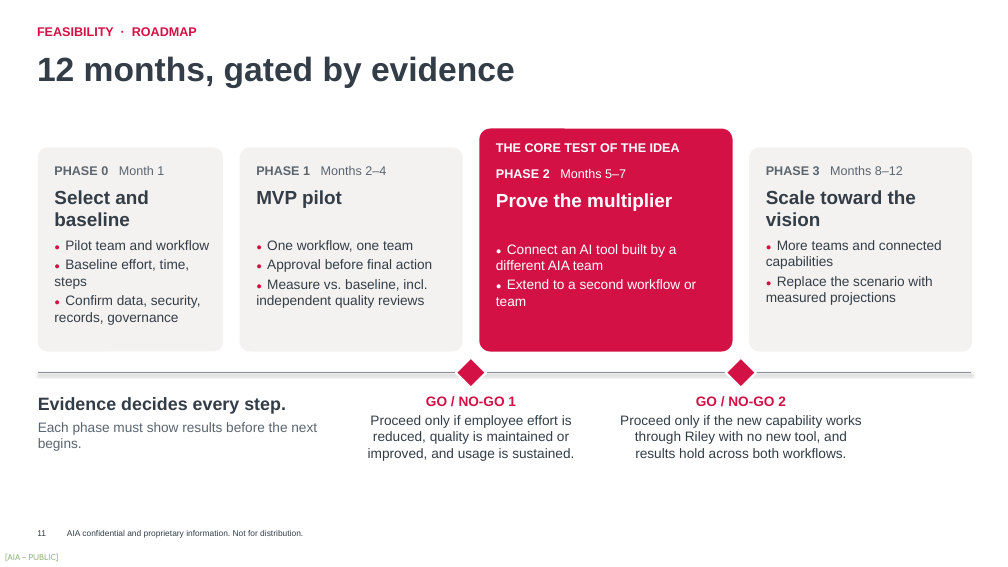
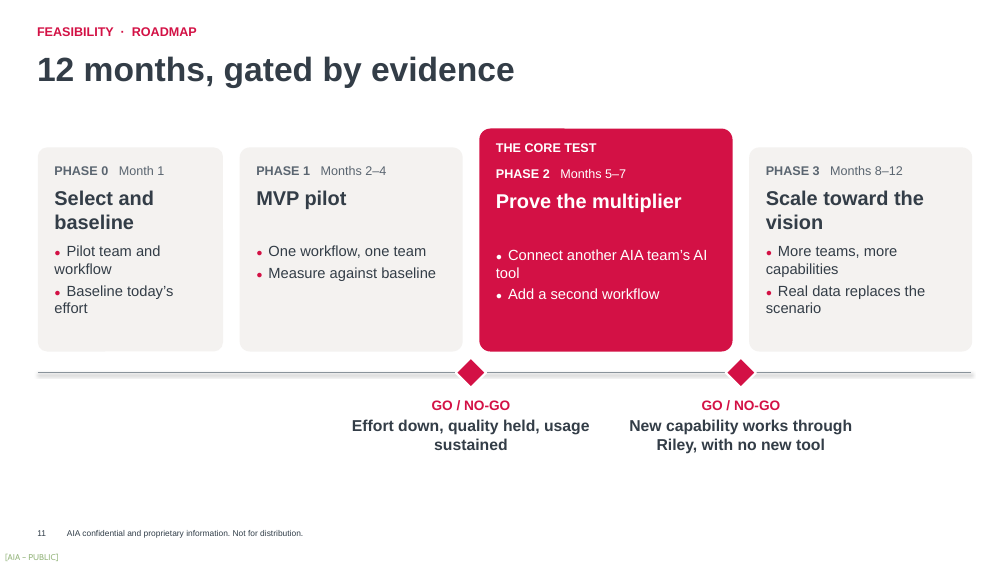
Before and after one commit to harrysokool/playground, a slide deck: slide 11 of ppt/group_inno_award/Riley_Submission_Deck_Opus.pptx. Drawn at 1008x567 pixels with LibreOffice and Linux fonts; fonts in the diff are those of the drawing; background and template pictures are left out. Boxes give left, top, right and bottom in pixels: in the first picture for what was removed or moved away, otherwise in the second. Text is boxed around its words. In the diff, an @@ line names an element or a change of style, - is before the commit and + after.

Commit message:
udpate riley deck

```diff
--- a/ppt/group_inno_award/Riley_Submission_Deck_Opus.pptx
+++ b/ppt/group_inno_award/Riley_Submission_Deck_Opus.pptx
@@ text at (x1=496, y1=143, x2=596, y2=152): text changed @@
-THE CORE TEST OF THE IDEA
+THE CORE TEST
@@ size 18 to 19 pt in 4 elements at (x1=496, y1=193, x2=682, y2=212), (x1=256, y1=190, x2=347, y2=209), (x1=766, y1=190, x2=924, y2=229), (x1=54, y1=190, x2=154, y2=229) @@
@@ text at (x1=54, y1=245, x2=161, y2=274): size 9 to 10 pt in "●"; size 13 to 14 pt in "Pilot team and workflow"; more space between paragraphs @@
@@ text at (x1=268, y1=267, x2=436, y2=281): text changed; size 13 to 14 pt @@
-● Approval before final action
-● Measure vs. baseline, incl. independent quality reviews
+● Measure against baseline
@@ text at (x1=268, y1=245, x2=427, y2=258): size 9 to 10 pt in "●"; size 13 to 14 pt in "One workflow, one team"; more space between paragraphs @@
@@ text at (x1=496, y1=249, x2=707, y2=299): text changed; size 13 to 14 pt @@
-● Connect an AI tool built by a different AIA team
-● Extend to a second workflow or team
+● Connect another AIA team’s AI tool
+● Add a second workflow
@@ text at (x1=766, y1=246, x2=925, y2=313): text changed; size 13 to 14 pt @@
-● More teams and connected capabilities
-● Replace the scenario with measured projections
+● More teams, more capabilities
+● Real data replaces the scenario
@@ text at (x1=54, y1=285, x2=173, y2=313): text changed; size 13 to 14 pt @@
-● Baseline effort, time, steps
-● Confirm data, security, records, governance
+● Baseline today’s effort
@@ text removed at (x1=38, y1=397, x2=317, y2=451) @@
-Evidence decides every step.
-Each phase must show results before the next begins.
@@ text at (x1=352, y1=400, x2=589, y2=450): text changed; size 13 to 15 pt; bold on @@
-GO / NO-GO 1
-Proceed only if employee effort is reduced, quality is maintained or improved, and usage is sustained.
+GO / NO-GO
+Effort down, quality held, usage sustained
@@ text at (x1=629, y1=400, x2=852, y2=454): text changed; size 13 to 15 pt; bold on @@
-GO / NO-GO 2
-Proceed only if the new capability works through Riley with no new tool, and results hold across both workflows.
+GO / NO-GO
+New capability works through Riley, with no new tool
```
Also in this commit, not shown: 10 other slides changed, 1 slide added, 1 slide removed, 1 other file.
